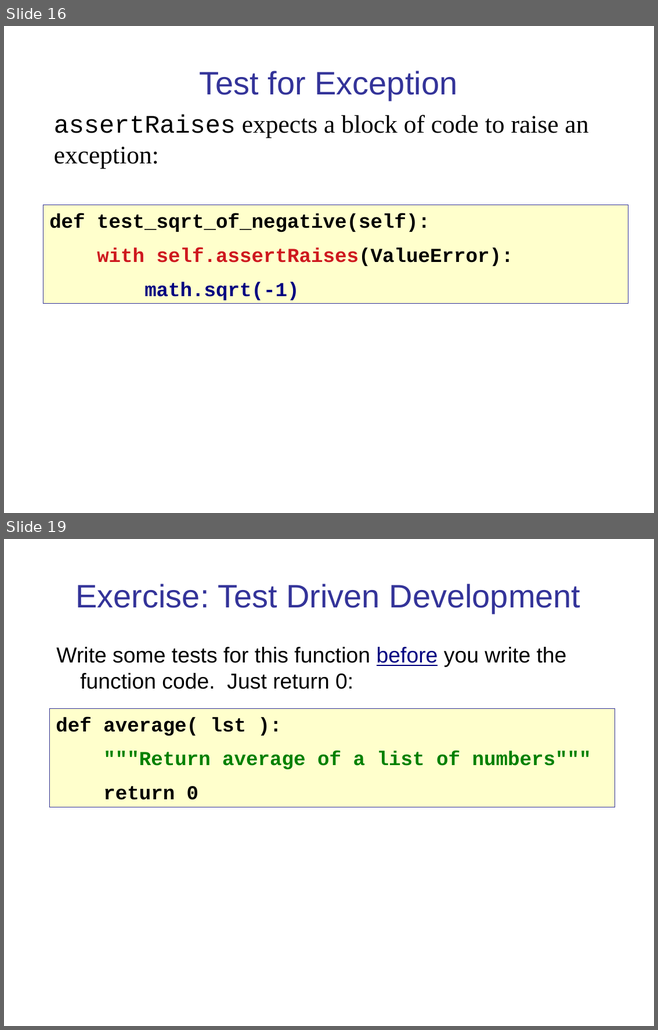
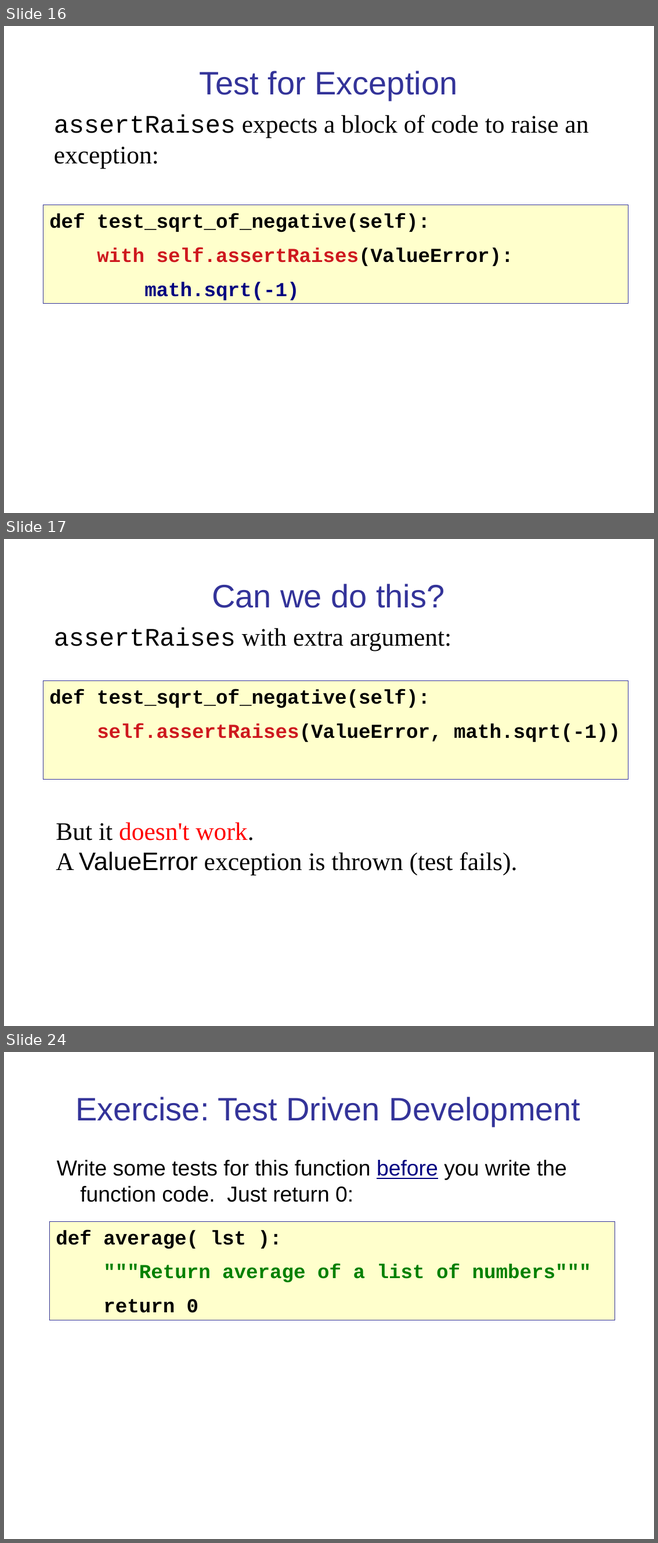
Before and after one commit to cpske/ISP, a slide deck: testing/PythonUnitTesting.ppt. Shown one above the other, each under a label of ours: slides 16 and 19 before the commit, slides 16, 17 and 24 after it; the slides between them are not shown. The pictures are 658x1030 and 658x1543 pixels, drawn with LibreOffice and Linux fonts; fonts in the diff are those of the drawing. Boxes give left, top, right and bottom in pixels: in the first picture for what was removed or moved away, otherwise in the second. Text is boxed around its words. In the diff, an @@ line names an element or a change of style, - is before the commit and + after.

```diff
--- a/testing/PythonUnitTesting.ppt
+++ b/testing/PythonUnitTesting.ppt
@@ slide 17 added at [4, 539, 654, 1026], background #FFFFFF @@
@@ title added at [212, 584, 444, 608], 36 pt, text #333399 @@
+Can we do this?
@@ text added at [54, 628, 451, 651], 28 pt, text #000000 @@
+assertRaises with extra argument:
@@ rectangle added at [43, 681, 628, 779], fill #FFFFCC, outline #333399 0.74 pt, 22 pt, text #000000, bold @@
+def test_sqrt_of_negative(self):
+self.assertRaises(ValueError, math.sqrt(-1))
@@ text added at [56, 822, 517, 875], 28 pt, text #000000 @@
+But it doesn't work.
+A ValueError exception is thrown (test fails).
@@ what was slide 19 is now slide 24 @@
```
Also in this commit, not shown: 6 slides changed, 4 other slides added, 5 other files.
